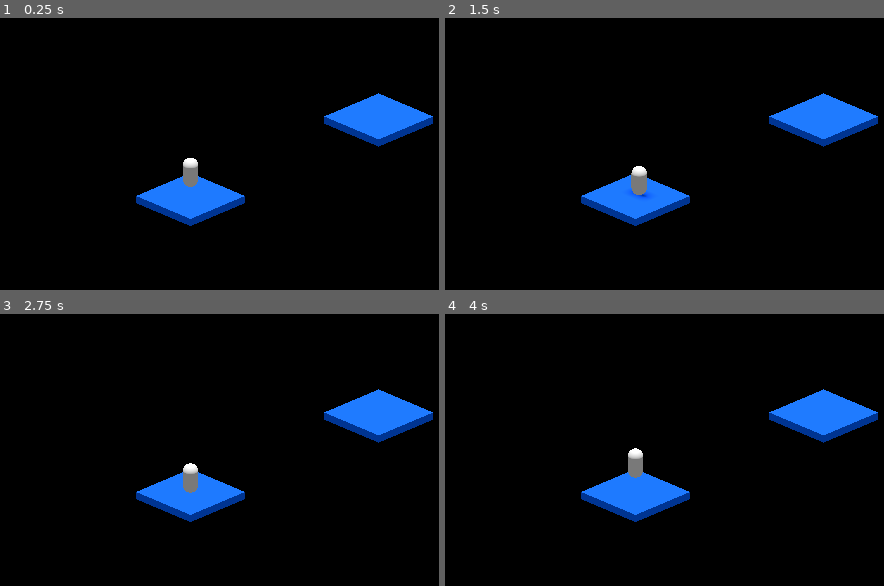
Above: before the commit, frames 1-4 (two rows, left to right).
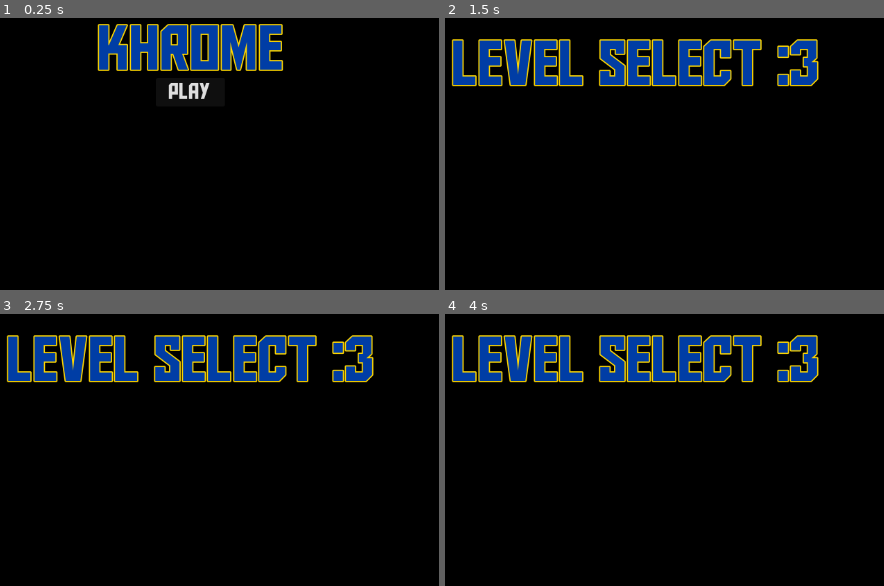
Above: after the commit, the same moments.

Repository: xelphyr/khrome
Game: Godot game, scene res://scenes/game.tscn
Same seed, same stepped clock (60 frames per second), same inputs: the game is played once before the commit and once after it.
Inputs (mouse positions are in pixels of both pictures, inside the frame that each line leads up to):
- Up to frame 1 (0.25 s): no input
- Up to frame 2 (1.5 s): click (633, 91) at 0.5 s, where only the run after the commit has a clickable "PLAY"; tap Enter at 1.25 s; tap W (move_x+) at 1.35 s
- Up to frame 3 (2.75 s): tap Space (jump) at 1.52, 2, 2.27 s; tap S (move_x-) at 2.1 s
- Up to frame 4 (4 s): tap Enter at 2.75 s; tap A (move_z+) at 2.85 s; tap Space (jump) at 3.5, 3.77 s; tap D (move_z-) at 3.6 s

The runs differ from the first frame. In frame 1, 12% of the frame differs, in the area x 22-99%, y 2-77%; in frame 2, 16%; in frame 3, 16%; in frame 4, 16%, in the area x 1-99%, y 7-77%.

Commit message:
changed fonts, worked on UI

Diff:
--- a/project.godot
+++ b/project.godot
@@ -11,7 +11,7 @@
 [application]
 
 config/name="Khrome"
-run/main_scene="uid://bynl54fhlontd"
+run/main_scene="uid://cf7lm2tagexth"
 config/features=PackedStringArray("4.5", "GL Compatibility")
 config/icon="res://icon.svg"
 
@@ -27,6 +27,10 @@
 [editor_plugins]
 
 enabled=PackedStringArray("res://addons/godot_super-wakatime/plugin.cfg")
+
+[gui]
+
+theme/custom_font="uid://gox2ioaowuep"
 
 [input]
 
--- a/scenes/game.tscn
+++ b/scenes/game.tscn
@@ -1,30 +1,7 @@
-[gd_scene load_steps=6 format=3 uid="uid://bynl54fhlontd"]
+[gd_scene load_steps=2 format=3 uid="uid://cf7lm2tagexth"]
 
-[ext_resource type="PackedScene" uid="uid://cyuro6ku8uypl" path="res://scenes/player.tscn" id="1_yqjtg"]
-[ext_resource type="PackedScene" uid="uid://d2jig0u58ncbr" path="res://scenes/obstacles/platform_blue.tscn" id="2_lnu2h"]
-[ext_resource type="PackedScene" uid="uid://butyikmac32bn" path="res://scenes/camera.tscn" id="3_iywne"]
-[ext_resource type="PackedScene" uid="uid://21qdq5puygj" path="res://scenes/obstacles/platform_gold.tscn" id="3_lnu2h"]
-[ext_resource type="Script" uid="uid://bqg1phvs0djqm" path="res://scripts/camera.gd" id="4_p57ef"]
+[ext_resource type="PackedScene" uid="uid://kg2op7xdq4ut" path="res://scenes/ui_manager.tscn" id="1_uwrxv"]
 
-[node name="Node3D" type="Node3D"]
+[node name="Game" type="Node"]
 
-[node name="Player" parent="." instance=ExtResource("1_yqjtg")]
-
-[node name="PlatformBlue" parent="." instance=ExtResource("2_lnu2h")]
-transform = Transform3D(5, 0, 0, 0, 0.516, 0, 0, 0, 5, 0, -2.2451253, 0)
-
-[node name="PlatformBlue2" parent="." instance=ExtResource("2_lnu2h")]
-transform = Transform3D(5, 0, 0, 0, 0.516, 0, 0, 0, 5, 0, -2.245, -17.276)
-
-[node name="Camera3D" parent="." instance=ExtResource("3_iywne")]
-transform = Transform3D(0.7071067, -0.2988362, 0.64085627, 0, 0.9063077, 0.42261824, -0.7071067, -0.2988362, 0.64085627, 50, 40.333, 50)
-cull_mask = 1047553
-script = ExtResource("4_p57ef")
-
-[node name="Sun" type="DirectionalLight3D" parent="."]
-transform = Transform3D(1, 0, 0, 0, -4.371139e-08, 1, 0, -1, -4.371139e-08, 0, 156.8921, 0)
-layers = 3
-shadow_enabled = true
-
-[node name="PlatformGold" parent="." instance=ExtResource("3_lnu2h")]
-transform = Transform3D(5, 0, 0, 0, 0.516, 0, 0, 0, 5, 0, -2.245, -8.727)
+[node name="UIManager" parent="." instance=ExtResource("1_uwrxv")]
--- /dev/null
+++ b/scenes/levels/1.tscn
@@ -0,0 +1,31 @@
+[gd_scene load_steps=6 format=3 uid="uid://bynl54fhlontd"]
+
+[ext_resource type="PackedScene" uid="uid://cyuro6ku8uypl" path="res://scenes/player.tscn" id="1_yqjtg"]
+[ext_resource type="PackedScene" uid="uid://d2jig0u58ncbr" path="res://scenes/obstacles/platform_blue.tscn" id="2_lnu2h"]
+[ext_resource type="PackedScene" uid="uid://butyikmac32bn" path="res://scenes/camera.tscn" id="3_iywne"]
+[ext_resource type="PackedScene" uid="uid://21qdq5puygj" path="res://scenes/obstacles/platform_gold.tscn" id="3_lnu2h"]
+[ext_resource type="Script" uid="uid://bqg1phvs0djqm" path="res://scripts/camera.gd" id="4_p57ef"]
+
+[node name="Node3D" type="Node3D"]
+
+[node name="Player" parent="." instance=ExtResource("1_yqjtg")]
+
+[node name="PlatformBlue" parent="." instance=ExtResource("2_lnu2h")]
+transform = Transform3D(5, 0, 0, 0, 0.516, 0, 0, 0, 5, 0, -2.2451253, 0)
+
+[node name="PlatformBlue2" parent="." instance=ExtResource("2_lnu2h")]
+transform = Transform3D(5, 0, 0, 0, 0.516, 0, 0, 0, 5, 0, -2.245, -17.276)
+
+[node name="Camera3D" parent="." instance=ExtResource("3_iywne")]
+transform = Transform3D(0.7071067, -0.2988362, 0.64085627, 0, 0.9063077, 0.42261824, -0.7071067, -0.2988362, 0.64085627, 50, 40.333, 50)
+cull_mask = 1047553
+script = ExtResource("4_p57ef")
+
+[node name="Sun" type="DirectionalLight3D" parent="."]
+transform = Transform3D(1, 0, 0, 0, -4.371139e-08, 1, 0, -1, -4.371139e-08, 0, 156.8921, 0)
+layers = 3
+light_energy = 0.2
+shadow_enabled = true
+
+[node name="PlatformGold" parent="." instance=ExtResource("3_lnu2h")]
+transform = Transform3D(5, 0, 0, 0, 0.516, 0, 0, 0, 5, 0, -2.245, -8.727)
--- /dev/null
+++ b/scenes/ui/level_select.tscn
@@ -0,0 +1,44 @@
+[gd_scene load_steps=3 format=3 uid="uid://bg6kthv7k7egy"]
+
+[sub_resource type="StyleBoxFlat" id="StyleBoxFlat_gugsm"]
+bg_color = Color(0, 0, 0, 1)
+
+[sub_resource type="Theme" id="Theme_gugsm"]
+Label/colors/font_color = Color(0, 0.23921569, 0.64705884, 1)
+Label/colors/font_outline_color = Color(1, 0.84313726, 0, 1)
+Label/constants/outline_size = 7
+Label/font_sizes/font_size = 90
+
+[node name="LevelSelect" type="Control"]
+layout_mode = 3
+anchors_preset = 15
+anchor_right = 1.0
+anchor_bottom = 1.0
+grow_horizontal = 2
+grow_vertical = 2
+
+[node name="PanelContainer" type="PanelContainer" parent="."]
+layout_mode = 1
+anchors_preset = 15
+anchor_right = 1.0
+anchor_bottom = 1.0
+grow_horizontal = 2
+grow_vertical = 2
+theme_override_styles/panel = SubResource("StyleBoxFlat_gugsm")
+
+[node name="MarginContainer" type="MarginContainer" parent="PanelContainer"]
+layout_mode = 2
+theme_override_constants/margin_left = 200
+theme_override_constants/margin_top = 100
+theme_override_constants/margin_right = 200
+theme_override_constants/margin_bottom = 100
+
+[node name="VBoxContainer" type="VBoxContainer" parent="PanelContainer/MarginContainer"]
+layout_mode = 2
+alignment = 1
+
+[node name="Label" type="Label" parent="PanelContainer/MarginContainer/VBoxContainer"]
+layout_mode = 2
+size_flags_horizontal = 4
+theme = SubResource("Theme_gugsm")
+text = "LEVEL SELECT :3"
--- /dev/null
+++ b/scenes/ui/splash_screen.tscn
@@ -0,0 +1,57 @@
+[gd_scene load_steps=4 format=3 uid="uid://ddpnf43bo8a5j"]
+
+[ext_resource type="Script" uid="uid://qmkqbsvm8i4e" path="res://scripts/splash_handler.gd" id="1_yei5s"]
+
+[sub_resource type="StyleBoxFlat" id="StyleBoxFlat_gugsm"]
+bg_color = Color(0, 0, 0, 1)
+
+[sub_resource type="Theme" id="Theme_gugsm"]
+Label/colors/font_color = Color(0, 0.23921569, 0.64705884, 1)
+Label/colors/font_outline_color = Color(1, 0.84313726, 0, 1)
+Label/constants/outline_size = 7
+Label/font_sizes/font_size = 90
+
+[node name="SplashScreen" type="Control"]
+layout_mode = 3
+anchors_preset = 15
+anchor_right = 1.0
+anchor_bottom = 1.0
+grow_horizontal = 2
+grow_vertical = 2
+script = ExtResource("1_yei5s")
+
+[node name="PanelContainer" type="PanelContainer" parent="."]
+layout_mode = 1
+anchors_preset = 15
+anchor_right = 1.0
+anchor_bottom = 1.0
+grow_horizontal = 2
+grow_vertical = 2
+theme_override_styles/panel = SubResource("StyleBoxFlat_gugsm")
+
+[node name="MarginContainer" type="MarginContainer" parent="PanelContainer"]
+layout_mode = 2
+theme_override_constants/margin_left = 200
+theme_override_constants/margin_top = 100
+theme_override_constants/margin_right = 200
+theme_override_constants/margin_bottom = 100
+
+[node name="VBoxContainer" type="VBoxContainer" parent="PanelContainer/MarginContainer"]
+layout_mode = 2
+alignment = 1
+
+[node name="Label" type="Label" parent="PanelContainer/MarginContainer/VBoxContainer"]
+layout_mode = 2
+size_flags_horizontal = 4
+theme = SubResource("Theme_gugsm")
+text = "Khrome"
+
+[node name="Play" type="Button" parent="PanelContainer/MarginContainer/VBoxContainer"]
+custom_minimum_size = Vector2(99.755, 41.28)
+layout_mode = 2
+size_flags_horizontal = 4
+size_flags_vertical = 4
+theme_override_font_sizes/font_size = 32
+text = "PLAY"
+
+[connection signal="pressed" from="PanelContainer/MarginContainer/VBoxContainer/Play" to="." method="_on_play_pressed"]
--- /dev/null
+++ b/scenes/ui_manager.tscn
@@ -0,0 +1,10 @@
+[gd_scene load_steps=4 format=3 uid="uid://kg2op7xdq4ut"]
+
+[ext_resource type="Script" uid="uid://c2dxk08iuoorv" path="res://scripts/ui_manager.gd" id="1_rwj1f"]
+[ext_resource type="PackedScene" uid="uid://ddpnf43bo8a5j" path="res://scenes/ui/splash_screen.tscn" id="2_iku3t"]
+[ext_resource type="PackedScene" uid="uid://bg6kthv7k7egy" path="res://scenes/ui/level_select.tscn" id="3_reske"]
+
+[node name="UIManager" type="CanvasLayer"]
+script = ExtResource("1_rwj1f")
+splash = ExtResource("2_iku3t")
+level_select = ExtResource("3_reske")
--- /dev/null
+++ b/scripts/enum.gd
@@ -0,0 +1,3 @@
+class_name Enum
+
+enum UIState {SPLASH, LEVEL_SELECT, GAME, PAUSE}
--- a/scripts/event_bus.gd
+++ b/scripts/event_bus.gd
@@ -1,3 +1,7 @@
 extends Node
 
+signal play
+signal level_selected
+
+
 signal switch_to(state: int)
--- /dev/null
+++ b/scripts/splash_handler.gd
@@ -0,0 +1,5 @@
+extends Control
+
+
+func _on_play_pressed() -> void:
+	get_parent().call("change_state", Enum.UIState.LEVEL_SELECT)
--- /dev/null
+++ b/scripts/ui_manager.gd
@@ -0,0 +1,31 @@
+extends CanvasLayer
+class_name UIManager
+
+@export var splash : PackedScene
+@export var level_select: PackedScene
+@export var game : PackedScene
+@export var pause : PackedScene
+
+var state: Enum.UIState
+
+# Called when the node enters the scene tree for the first time.
+func _ready() -> void:
+	change_state(Enum.UIState.SPLASH)
+
+func change_state(to: Enum.UIState):
+	state = to
+	if get_child_count() > 0:
+		get_child(0).queue_free()
+	match to:
+		Enum.UIState.SPLASH:
+			var instance = splash.instantiate()
+			add_child(instance)
+		Enum.UIState.LEVEL_SELECT:
+			var instance = level_select.instantiate()
+			add_child(instance)
+		Enum.UIState.GAME:
+			var instance = game.instantiate()
+			add_child(instance)
+		Enum.UIState.PAUSE:
+			var instance = pause.instantiate()
+			add_child(instance)
Binary file added: assets/fonts/AldotheApache.ttf
Not shown, added: assets/fonts/AldotheApache.ttf.import
Not shown, added: scripts/enum.gd.uid
Not shown, added: scripts/splash_handler.gd.uid
Not shown, added: scripts/ui_manager.gd.uid
